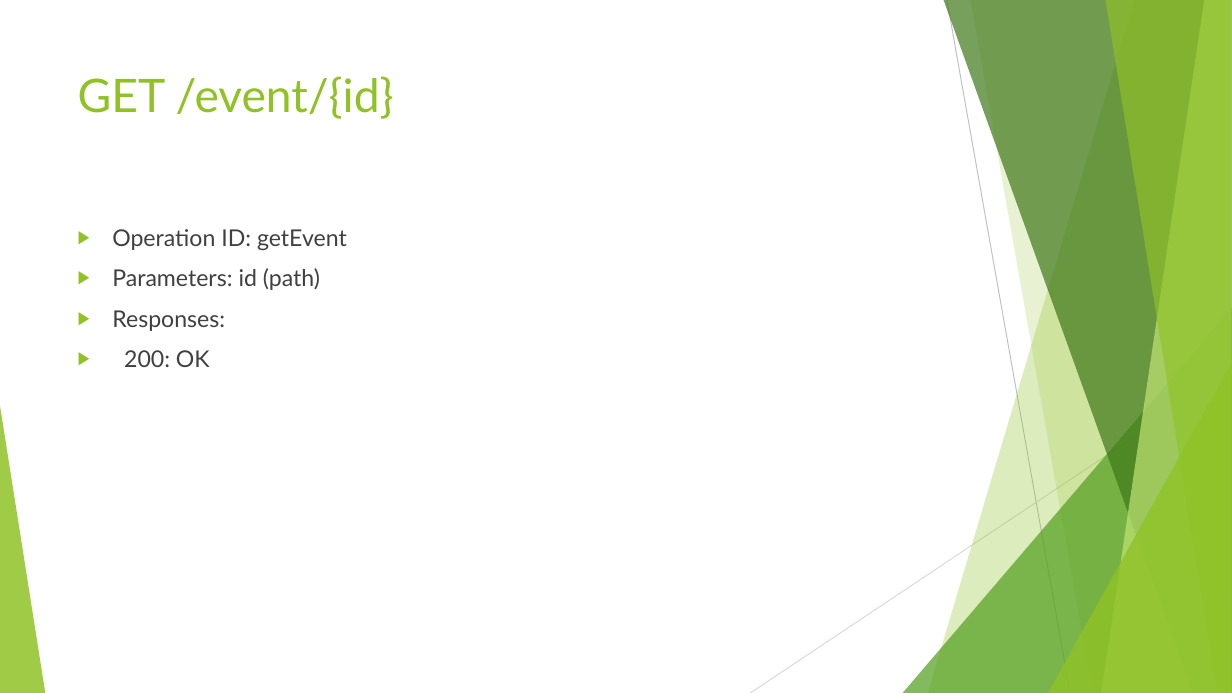
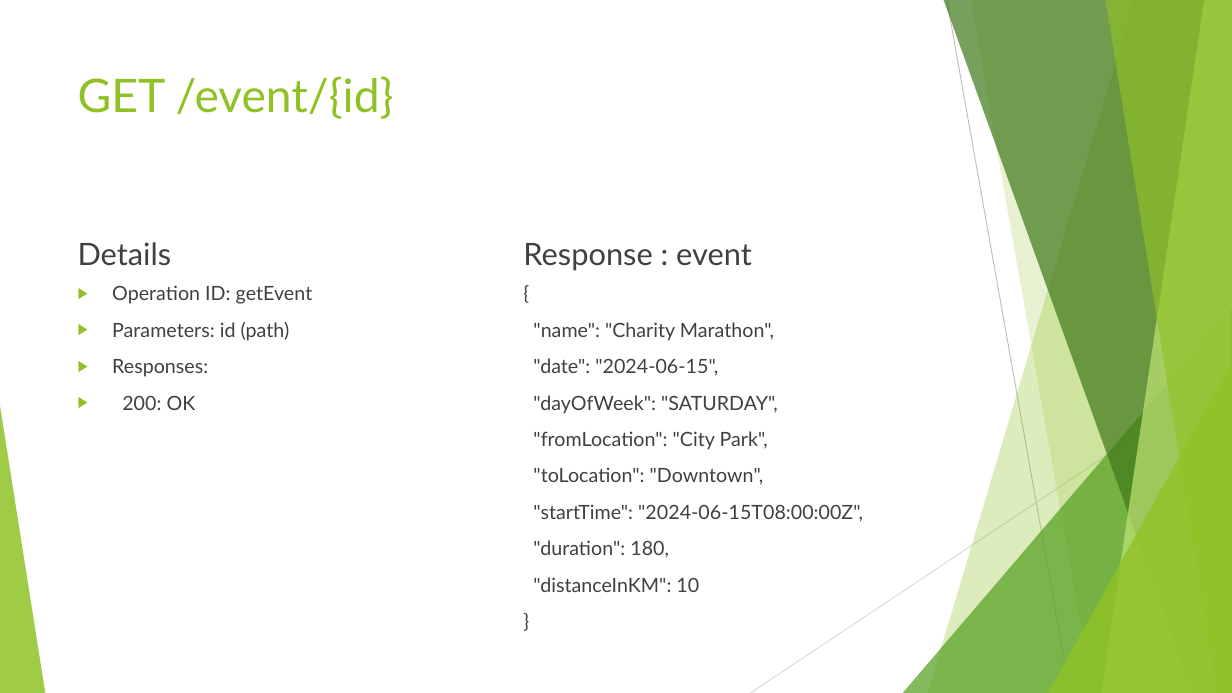
Before and after one commit to jidni911/sdcianSpring, a slide deck: slide 20 of Project SDC.pptx. Drawn at 1232x693 pixels with LibreOffice and Linux fonts; fonts in the diff are those of the drawing. Boxes give left, top, right and bottom in pixels: in the first picture for what was removed or moved away, otherwise in the second. Text is boxed around its words. In the diff, an @@ line names an element or a change of style, - is before the commit and + after.

```diff
--- a/Project SDC.pptx
+++ b/Project SDC.pptx
@@ text added at (78,242,172,266), 24 pt, text #404040 @@
+Details
@@ text added at (523,243,752,271), 24 pt, text #404040 @@
+Response : event
@@ text "Operation ID: getEvent": place and size @@
-text "Operation ID: getEvent" at (112,229,347,367)
+text "Operation ID: getEvent" at (112,285,313,410)
@@ text "Operation ID: getEvent" at (112,285,313,410): size 18 to 15.3 pt @@
@@ text added at (533,322,863,592), 15.3 pt, text #404040 @@
+{
+"name": "Charity Marathon",
+"date": "2024-06-15",
+"dayOfWeek": "SATURDAY",
+"fromLocation": "City Park",
+"toLocation": "Downtown",
+"startTime": "2024-06-15T08:00:00Z",
+"duration": 180,
+"distanceInKM": 10
+}
```
Also in this commit, not shown: 14 other slides changed, 11 other files.
